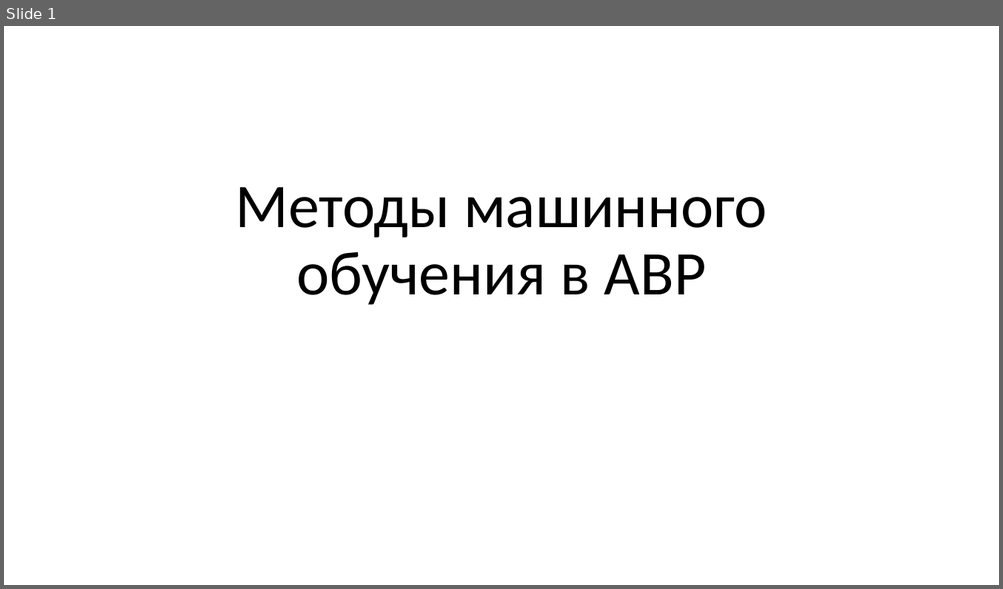
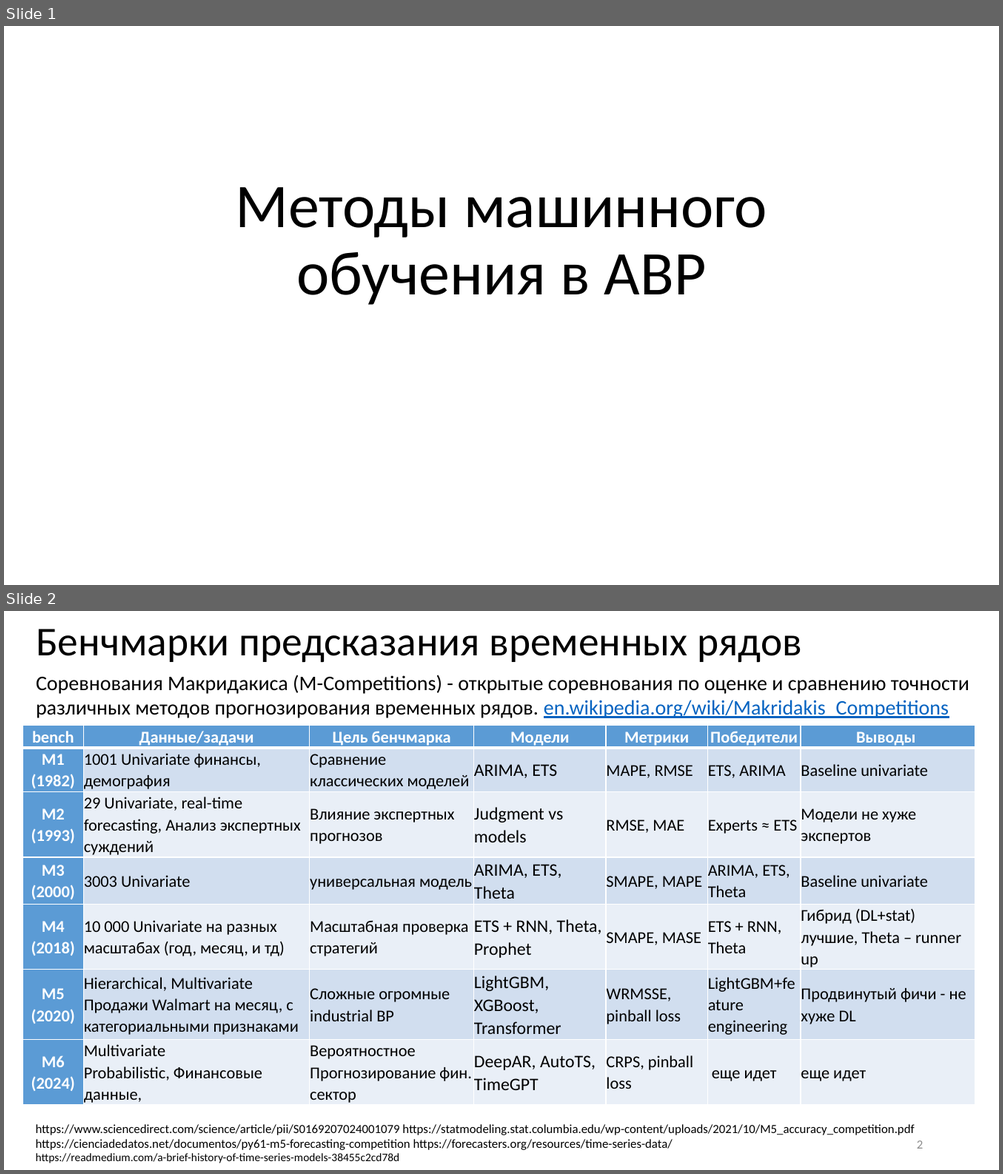
Before and after one commit to MVRonkin/TimeSeriesCourse, a slide deck: 2026/LEC/05-1 Методы машинного обучения для анализа ВР.pptx. Shown one above the other, each under a label of ours: slide 1 before the commit, slides 1 and 2 after it. The pictures are 1003x589 and 1003x1174 pixels, drawn with LibreOffice and Linux fonts; fonts in the diff are those of the drawing. Boxes give left, top, right and bottom in pixels: in the first picture for what was removed or moved away, otherwise in the second. Text is boxed around its words. In the diff, an @@ line names an element or a change of style, - is before the commit and + after.

```diff
--- a/2026/LEC/05-1 Методы машинного обучения для анализа ВР.pptx
+++ b/2026/LEC/05-1 Методы машинного обучения для анализа ВР.pptx
@@ slide 2 added at <box>4,611,999,1170</box>, background #FFFFFF @@
@@ title added at <box>36,629,802,662</box>, 39.6 pt, text #000000 @@
+Бенчмарки предсказания временных рядов
@@ text added at <box>36,675,969,718</box>, 20 pt, text #000000 @@
+Соревнования Макридакиса (M-Competitions) - открытые соревнования по оценке и сравнению точности различных методов прогнозирования временных рядов. en.wikipedia.org/wiki/Makridakis_Competitions
@@ table added at <box>22,725,976,1106</box>, 7 rows, 7 columns @@
+bench | Данные/задачи | Цель бенчмарка | Модели | Метрики | Победители | Выводы
+M1 (1982) | 1001 Univariate финансы, демография | Сравнение классических моделей | ARIMA, ETS | MAPE, RMSE | ETS, ARIMA | Baseline univariate
+M2 (1993) | 29 Univariate, real-time forecasting, Анализ экспертных суждений | Влияние экспертных прогнозов | Judgment vs models | RMSE, MAE | Experts ≈ ETS | Модели не хуже экспертов
+M3 (2000) | 3003 Univariate | универсальная модель | ARIMA, ETS, Theta | SMAPE, MAPE | ARIMA, ETS, Theta | Baseline univariate
+M4 (2018) | 10 000 Univariate на разных масштабах (год, месяц, и тд) | Масштабная проверка стратегий | ETS + RNN, Theta, Prophet | SMAPE, MASE | ETS + RNN, Theta | Гибрид (DL+stat) лучшие, Theta – runner up
+M5 (2020) | Hierarchical, Multivariate Продажи Walmart на месяц, с категориальными признаками | Сложные огромные industrial ВР | LightGBM, XGBoost, Transformer | WRMSSE, pinball loss | LightGBM+feature engineering | Продвинутый фичи - не хуже DL
+M6 (2024) | Multivariate / Probabilistic, Финансовые данные, | Вероятностное Прогнозирование фин. сектор | DeepAR, AutoTS, TimeGPT | CRPS, pinball loss | еще идет | еще идет
@@ text added at <box>36,1125,913,1150</box>, 12 pt, text #000000 @@
+https://www.sciencedirect.com/science/article/pii/S0169207024001079 https://statmodeling.stat.columbia.edu/wp-content/uploads/2021/10/M5_accuracy_competition.pdf https://cienciadedatos.net/documentos/py61-m5-forecasting-competition https://forecasters.org/resources/time-series-data/
@@ page number added at <box>916,1141,922,1149</box>, 12 pt, text #8C8C8C @@
+2
@@ text added at <box>36,1153,400,1164</box>, 11 pt, text #000000 @@
+https://readmedium.com/a-brief-history-of-time-series-models-38455c2cd78d
```
Also in this commit, not shown: 6 slides changed, 3 other slides added, 1 other file.
